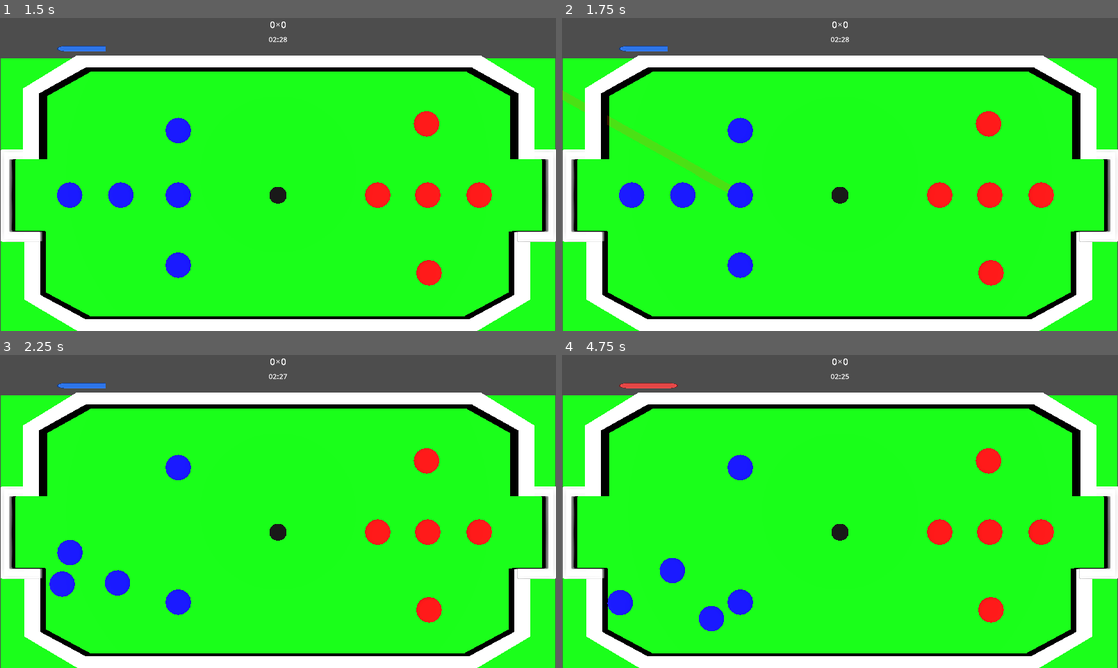
Above: before the commit, frames 1-4 (two rows, left to right).
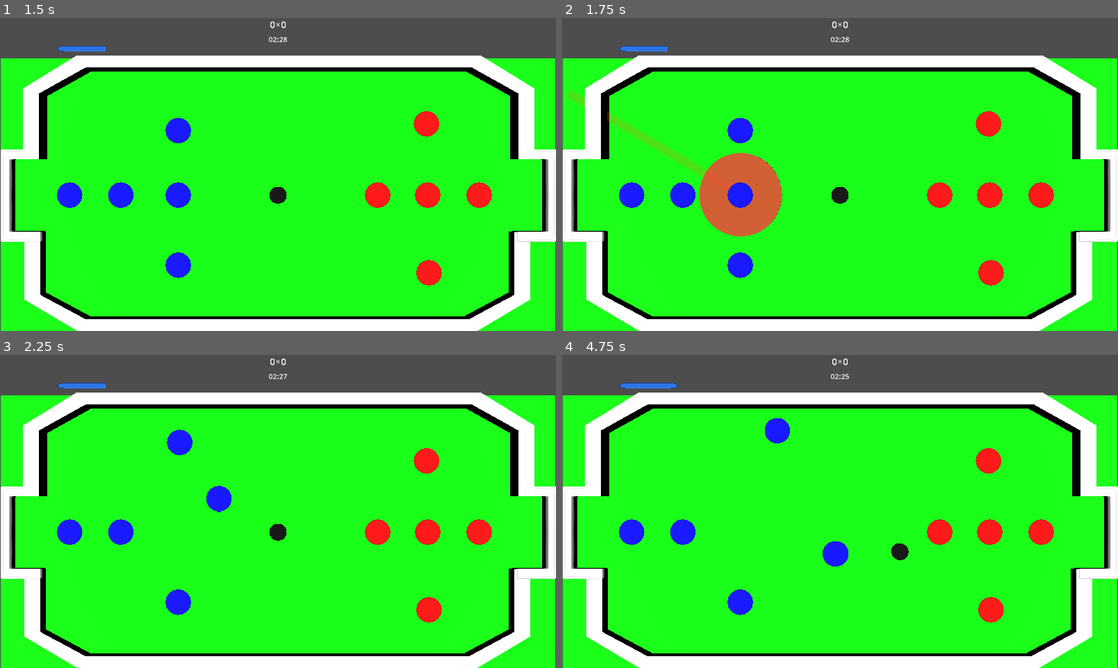
Above: after the commit, the same moments.

Repository: PelvicPsycho/ultimate-botao
Game: Godot game, scene res://MatchScene.tscn
Same seed, same stepped clock (60 frames per second), same inputs: the game is played once before the commit and once after it.
Inputs (mouse positions are in pixels of both pictures, inside the frame that each line leads up to):
- Up to frame 1 (1.5 s): tap Enter at 0.5 s; move the mouse to (400, 158) at 0.52 s; tap 1 at 0.6 s; click (400, 158) at 0.67 s; tap Space at 1.25 s; drag from (166, 190) to (250, 237) at 1.27 s
- Up to frame 2 (1.75 s): no input
- Up to frame 3 (2.25 s): move the mouse to (333, 442) at 2.02 s; tap 3 at 2.1 s; click (333, 442) at 2.17 s
- Up to frame 4 (4.75 s): drag from (812, 574) to (673, 464) at 2.77 s; move the mouse to (1006, 558) at 3.52 s; tap 2 at 3.6 s; click (1006, 558) at 3.67 s; tap Enter at 4.25 s; drag from (673, 464) to (756, 433) at 4.27 s

Frame 1 is identical in both runs. In frame 2, 3.2% of the frame differs, in the area x 0-40%, y 23-70%; in frame 3, 2.3%; in frame 4, 2.8%.

Commit message:
Temos um círculo e a linha levemente polidos

Diff:
--- a/Componentes/PlayerV2/Player.tscn
+++ b/Componentes/PlayerV2/Player.tscn
@@ -5,7 +5,7 @@
 
 [sub_resource type="CylinderShape3D" id="CylinderShape3D_e0ky2"]
 height = 0.05
-radius = 0.17
+radius = 0.15478516
 
 [sub_resource type="BoxMesh" id="BoxMesh_e0ky2"]
 
@@ -57,6 +57,10 @@
 blend_shape_mode = 0
 shadow_mesh = SubResource("ArrayMesh_l00db")
 
+[sub_resource type="CylinderMesh" id="CylinderMesh_o7wco"]
+height = 0.01
+rings = 0
+
 [node name="Player" type="RigidBody3D" unique_id=792270927 groups=["Players"]]
 axis_lock_linear_y = true
 axis_lock_angular_x = true
@@ -66,8 +70,8 @@
 linear_damp = 2.0
 angular_damp = 5.0
 script = ExtResource("1_2wsv6")
-multiplicador_comprimento_mira = 10.0
-tamanho_maximo_linha = 8.0
+multiplicador_comprimento_mira = 0.001
+tamanho_maximo_linha = 3.0
 
 [node name="CollisionShape3D" type="CollisionShape3D" parent="." unique_id=1160546555]
 transform = Transform3D(1, 0, 0, 0, 1, 0, 0, 0, 1, 0, 0.0057414556, 0)
@@ -84,4 +88,8 @@
 transform = Transform3D(3, 0, 0, 0, -1.3113416e-07, 3, 0, -3, -1.3113416e-07, 0, 0, 0)
 mesh = SubResource("ArrayMesh_g68ec")
 
+[node name="CirculoLimite" type="MeshInstance3D" parent="." unique_id=1150041566]
+transform = Transform3D(1, 0, 0, 0, 1, 0, 0, 0, 1, 0, -0.017288428, 0)
+mesh = SubResource("CylinderMesh_o7wco")
+
 [connection signal="input_event" from="." to="." method="_on_input_event"]
--- a/Componentes/PlayerV2/player.gd
+++ b/Componentes/PlayerV2/player.gd
@@ -4,7 +4,7 @@
 enum ModoTiro { PUXAR, EMPURRAR, CARREGAR }
 var modo_atual: ModoTiro = ModoTiro.PUXAR
 
-@export var forca_multiplicador: float = 0.05
+@export var forca_multiplicador: float = 0.21
 @export var forca_maxima: float = 30.0
 @export var raio_saida_pixels: float = 40.0 # Define a borda da peça na tela
 @export var multiplicador_comprimento_mira: float = 1.0 #nao parece estar fazendo nada
@@ -29,6 +29,8 @@
 var direcao_atual_modo3: Vector2 = Vector2.ZERO
 
 @onready var mira_pivot: Node3D = $MiraPivot
+@onready var circulo_limite: MeshInstance3D = $CirculoLimite
+var material_circulo: StandardMaterial3D
 
 #info do time da peça
 var team: Team
@@ -44,12 +46,16 @@
 
 func _ready() -> void:
 	mira_pivot.visible = false
+	circulo_limite.visible = false
 	team = playerInfo.time
 	var material = StandardMaterial3D.new()
 	material.albedo_color = team.cor
 	# Aplicamos o material ao mesh (índice 0 é a primeira superfície)
 	mesh.set_surface_override_material(0, material)
-
+	material_circulo = StandardMaterial3D.new()
+	material_circulo.transparency = BaseMaterial3D.TRANSPARENCY_ALPHA
+	material_circulo.albedo_color = Color(1.0, 1.0, 1.0, 0.0) # Começa totalmente invisível
+	circulo_limite.set_surface_override_material(0, material_circulo)
 	# Conecta os sinais de mouse/touch nativos da Godot
 	mouse_entered.connect(_on_mouse_entered)
 	mouse_exited.connect(_on_mouse_exited)
@@ -88,7 +94,8 @@
 		if event.pressed:
 			is_dragging = true
 			vetor_arrasto_atual = Vector2.ZERO
-			posicao_inicial_toque = event.position
+#			posicao_inicial_toque = event.position
+			posicao_inicial_toque = camera.unproject_position(global_position)
 
 			# Resets específicos
 			direcao_travada = false
@@ -151,9 +158,20 @@
 	if not is_pointer_inside:
 		var vetor_arrasto_2d = posicao_inicial_toque - posicao_atual
 		_desenhar_mira(vetor_arrasto_2d)
+		#Logica do circulo
+		circulo_limite.visible = true
+		var vetor_direcao_3d = Vector3(vetor_arrasto_2d.x, 0, vetor_arrasto_2d.y) * forca_multiplicador
+		var forca_atual = vetor_direcao_3d.length()
+		var porcentagem_forca = clamp(forca_atual / forca_maxima, 0.0, 1.0)
+		material_circulo.albedo_color.a = lerp(0.1, 0.6, porcentagem_forca)
+		if porcentagem_forca >= 1.0:
+			material_circulo.albedo_color = Color(1.0, 0.2, 0.2, 0.8) # Vermelho
+		else:
+			material_circulo.albedo_color = Color(1.0, 1.0, 1.0, material_circulo.albedo_color.a) # Branco
 	else:
 		# Se o ponteiro estiver em cima da peça, esconde a mira
 		mira_pivot.visible = false
+		circulo_limite.visible = false
 
 func _chutar_peca_puxar(posicao_final: Vector2) -> void:
 	var vetor_arrasto_2d = posicao_inicial_toque - posicao_final
@@ -260,6 +278,7 @@
 	direcao_travada = false
 	carregando_modo3 = false
 	mira_pivot.visible = false
+	circulo_limite.visible = false
 
 func _on_mouse_entered() -> void:
 	is_pointer_inside = true
--- a/MatchScene.tscn
+++ b/MatchScene.tscn
@@ -120,54 +120,54 @@
 
 [node name="Player" parent="HomeTeam" unique_id=792270927 instance=ExtResource("2_a60kw")]
 transform = Transform3D(1, 0, 0, 0, 1, 0, 0, 0, 1, -1.2, 0.131, 0)
-forca_multiplicador = 0.5
+forca_multiplicador = 0.21
 playerInfo = ExtResource("4_xqcg1")
 
 [node name="Player2" parent="HomeTeam" unique_id=1350086234 instance=ExtResource("2_a60kw")]
 transform = Transform3D(1, 0, 0, 0, 1, 0, 0, 0, 1, -1.8932083, 0.131, 0)
-forca_multiplicador = 0.5
+forca_multiplicador = 0.21
 playerInfo = ExtResource("4_xqcg1")
 
 [node name="Player3" parent="HomeTeam" unique_id=1880878002 instance=ExtResource("2_a60kw")]
 transform = Transform3D(1, 0, 0, 0, 1, 0, 0, 0, 1, -1.2, 0.131, -0.77055645)
-forca_multiplicador = 0.5
+forca_multiplicador = 0.21
 playerInfo = ExtResource("4_xqcg1")
 
 [node name="Player4" parent="HomeTeam" unique_id=1741078430 instance=ExtResource("2_a60kw")]
 transform = Transform3D(1, 0, 0, 0, 1, 0, 0, 0, 1, -1.2, 0.131, 0.84449697)
-forca_multiplicador = 0.5
+forca_multiplicador = 0.21
 playerInfo = ExtResource("4_xqcg1")
 
 [node name="Player5" parent="HomeTeam" unique_id=2128014667 instance=ExtResource("2_a60kw")]
 transform = Transform3D(1, 0, 0, 0, 1, 0, 0, 0, 1, -2.5119095, 0.131, 0)
-forca_multiplicador = 0.5
+forca_multiplicador = 0.21
 playerInfo = ExtResource("4_xqcg1")
 
 [node name="AwayTeam" type="Node" parent="." unique_id=1453187810]
 
 [node name="Player2" parent="AwayTeam" unique_id=1384454041 instance=ExtResource("2_a60kw")]
 transform = Transform3D(1, 0, 0, 0, 1, 0, 0, 0, 1, 1.2, 0.131, 0)
-forca_multiplicador = 0.5
+forca_multiplicador = 0.21
 playerInfo = ExtResource("6_rrtur")
 
 [node name="Player3" parent="AwayTeam" unique_id=1579945855 instance=ExtResource("2_a60kw")]
 transform = Transform3D(1, 0, 0, 0, 1, 0, 0, 0, 1, 2.4255567, 0.131, 0)
-forca_multiplicador = 0.5
+forca_multiplicador = 0.21
 playerInfo = ExtResource("6_rrtur")
 
 [node name="Player4" parent="AwayTeam" unique_id=2080314620 instance=ExtResource("2_a60kw")]
 transform = Transform3D(1, 0, 0, 0, 1, 0, 0, 0, 1, 1.8045008, 0.131, 0)
-forca_multiplicador = 0.5
+forca_multiplicador = 0.21
 playerInfo = ExtResource("6_rrtur")
 
 [node name="Player5" parent="AwayTeam" unique_id=1146290176 instance=ExtResource("2_a60kw")]
 transform = Transform3D(1, 0, 0, 0, 1, 0, 0, 0, 1, 1.8188465, 0.131, 0.93689907)
-forca_multiplicador = 0.5
+forca_multiplicador = 0.21
 playerInfo = ExtResource("6_rrtur")
 
 [node name="Player6" parent="AwayTeam" unique_id=1069092750 instance=ExtResource("2_a60kw")]
 transform = Transform3D(1, 0, 0, 0, 1, 0, 0, 0, 1, 1.7895684, 0.131, -0.8517053)
-forca_multiplicador = 0.5
+forca_multiplicador = 0.21
 playerInfo = ExtResource("6_rrtur")
 
 [node name="Ball" parent="." unique_id=573001688 instance=ExtResource("7_rrtur")]
